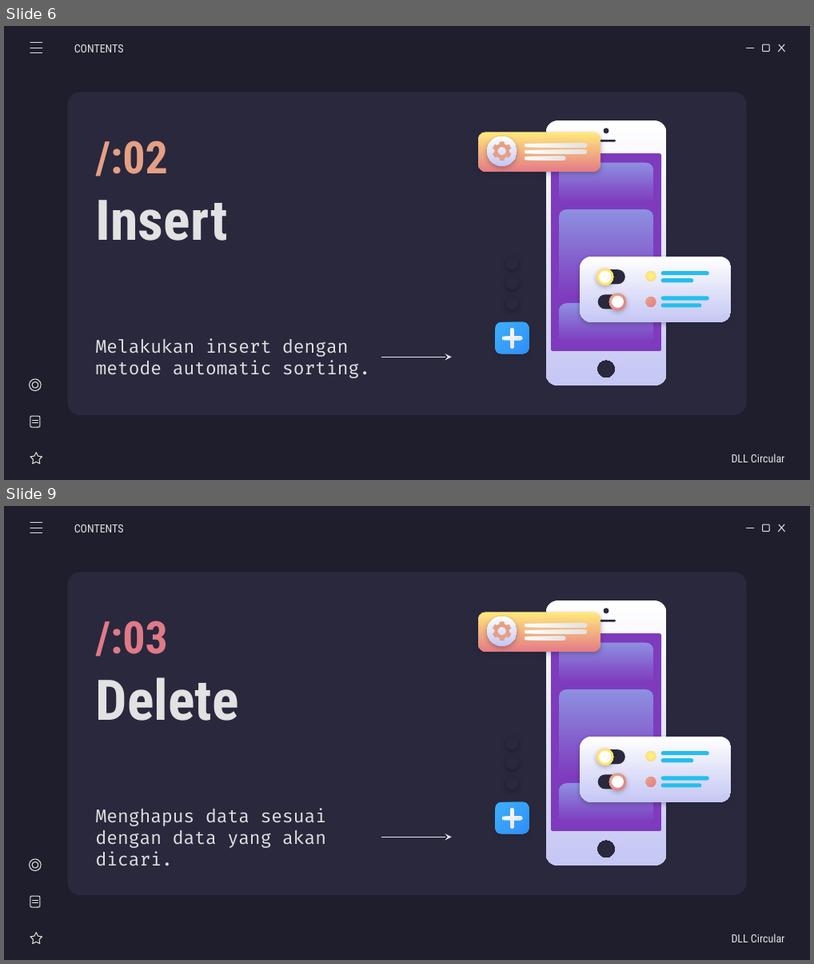
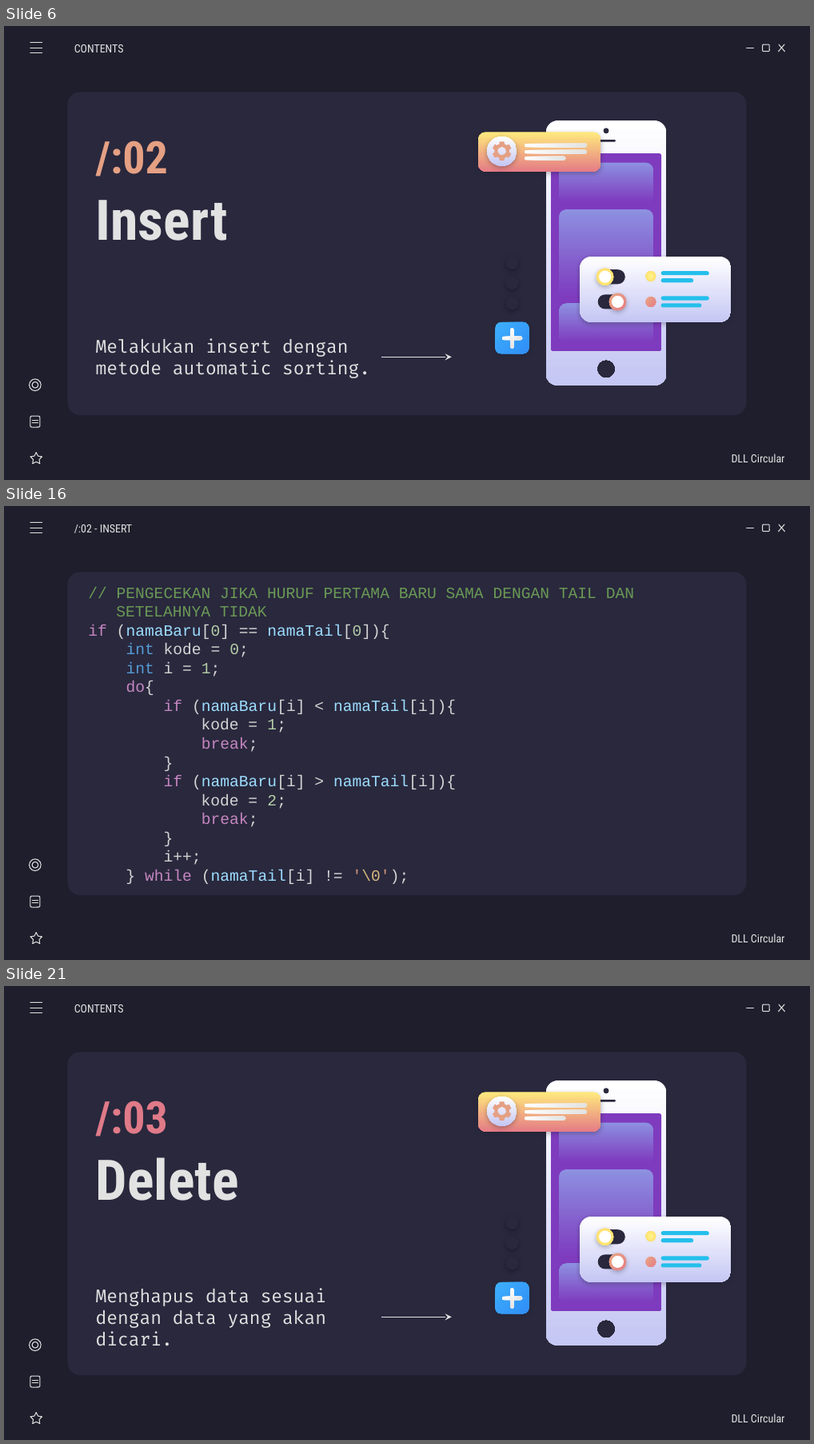
Before and after one commit to weztcy/Semester-3, a slide deck: Struktur Data/List Game - Kelompok 5.pptx. Shown one above the other, each under a label of ours: slides 6 and 9 before the commit, slides 6, 16 and 21 after it; the slides between them are not shown. The pictures are 814x964 and 814x1444 pixels, drawn with LibreOffice and Linux fonts; fonts in the diff are those of the drawing. Boxes give left, top, right and bottom in pixels: in the first picture for what was removed or moved away, otherwise in the second. Text is boxed around its words. In the diff, an @@ line names an element or a change of style, - is before the commit and + after.

```diff
--- a/Struktur Data/List Game - Kelompok 5.pptx
+++ b/Struktur Data/List Game - Kelompok 5.pptx
@@ slide 16 added at (4,506,810,960), background #1E1E2C; not listed: 5 template elements that a slide beside it also shows @@
@@ line added from (30, 523) to (42, 523), #E2E2E2 0.75 pt @@
@@ line added from (30, 528) to (42, 528), #E2E2E2 0.75 pt @@
@@ subtitle added at (74,524,132,533), 10 pt, text #E2E2E2 @@
+/:02 - INSERT
@@ line added from (30, 533) to (42, 533), #E2E2E2 0.75 pt @@
@@ subtitle added at (88,588,634,884), 14 pt, text #D4D4D4 @@
+// PENGECEKAN JIKA HURUF PERTAMA BARU SAMA DENGAN TAIL DAN SETELAHNYA TIDAK
+if (namaBaru[0] == namaTail[0]){
+int kode = 0;
+int i = 1;
+do{
+if (namaBaru[i] < namaTail[i]){
+kode = 1;
+break;
+}
+if (namaBaru[i] > namaTail[i]){
+kode = 2;
+break;
+}
+i++;
+} while (namaTail[i] != '\0');
@@ group added at (29,858,42,943): 2 lines, 2 ellipses, 1 star, 1 rounded rectangle @@
@@ subtitle added at (732,933,786,942), 10 pt, text #E2E2E2 @@
+DLL Circular
@@ what was slide 9 is now slide 21 @@
```
Also in this commit, not shown: 4 slides changed, 12 other slides added, 4 other files.
